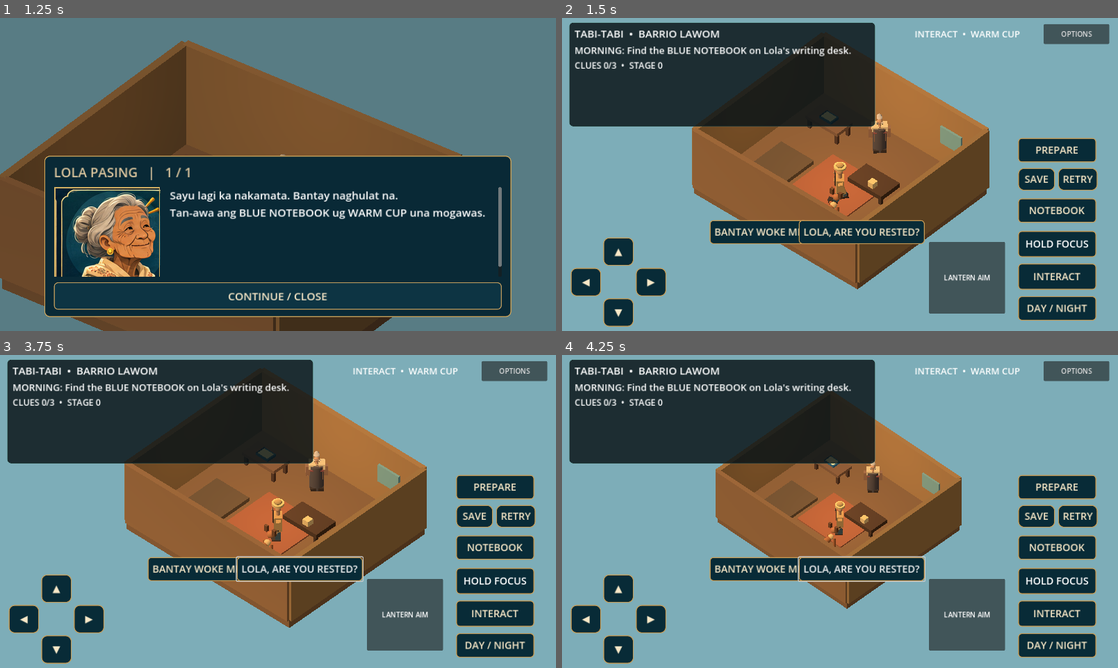
Above: before the commit, frames 1-4 (two rows, left to right).
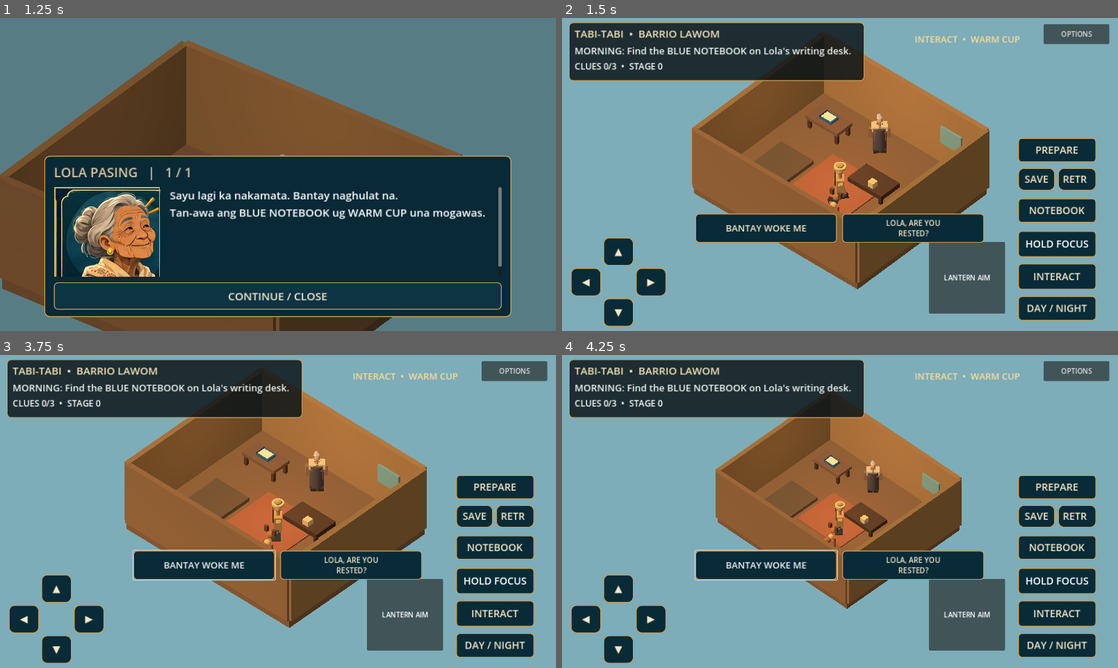
Above: after the commit, the same moments.

Repository: LokiJ07/Tabi-tabi
Game: Godot game, scene res://scenes/title.tscn
Two runs of this game, one before a commit and one after it. Both use one fixed random seed, a clock stepped at 60 frames per second and the inputs below.
Inputs (mouse positions are in pixels of both pictures, inside the frame that each line leads up to):
- Up to frame 1 (1.25 s): click "START GAME" at 0.5 s
- Up to frame 2 (1.5 s): tap Enter (ui_accept) at 1.25 s; move the mouse to (962, 158) at 1.27 s; hold Right (ui_right) from 1.28 s (still down); click (962, 158) at 1.42 s
- Up to frame 3 (3.75 s): tap Enter (ui_accept) at 1.52, 3.5 s; release Right (ui_right) at 2 s; drag from (166, 527) to (250, 574) at 2.02 s; move the mouse to (333, 442) at 2.77 s; hold Right (ui_right) 2.78-3.5 s; drag from (250, 574) to (111, 464) at 3.52 s
- Up to frame 4 (4.25 s): no input

Frame 1 is identical in both runs. In frame 2, 13% of the frame differs, in the area x 1-97%, y 1-73%; in frame 3, 14%; in frame 4, 14%.

Commit message:
fix(night1): responsive quest and choice UI, preserve text contrast, add real shoreline dressing

Diff:
--- a/scripts/main.gd
+++ b/scripts/main.gd
@@ -13,6 +13,7 @@
 const SpeakerPortrait = preload("res://scripts/ui/speaker_portrait.gd")
 const ConversationPages = preload("res://scripts/narrative/conversation_pages.gd")
 const BarrioDetails = preload("res://scripts/world/barrio_details.gd")
+const EnvironmentPolish = preload("res://scripts/world/environment_polish.gd")
 const Mangrove = preload("res://scripts/world/mangrove.gd")
 const CinematicCamera = preload("res://scripts/visuals/cinematic_camera.gd")
 const BarrioLighting = preload("res://scripts/visuals/barrio_lighting.gd")
@@ -272,6 +273,7 @@
 	for key in room_interactions:
 		interaction_nodes[key] = room_interactions[key]
 	BarrioDetails.decorate(self)
+	EnvironmentPolish.decorate(self)
 
 
 func _box(name: String, pos: Vector3, size: Vector3, color: Color, solid: bool) -> Node3D:
@@ -509,6 +511,16 @@
 	living_sound.set_audio_level(preferences.audio_level)
 
 
+func _fit_status_card() -> void:
+	# Let the status card grow when accessibility text or objectives wrap.
+	# Avoid the fixed 250px card which clipped Stage 3 at 140% text size.
+	if status_panel == null or status_stack == null or not is_inside_tree():
+		return
+	var needed: float = status_stack.get_combined_minimum_size().y + 30.0
+	var available: float = get_viewport().get_visible_rect().size.y * 0.67
+	status_panel.offset_bottom = clampf(needed, 145.0, available)
+
+
 func _style_modal(panel: PanelContainer) -> void:
 	var style := StyleBoxFlat.new()
 	style.bg_color = Color("#092936")
@@ -562,6 +574,7 @@
 	button.add_theme_font_size_override("font_size", 23)
 	button.alignment = HORIZONTAL_ALIGNMENT_CENTER
 	button.set_meta("art_theme", "night1-gold-navy")
+	button.clip_text = true
 
 
 func _style_modal_button(button: Button, selected: bool = false, footer: bool = false) -> void:
@@ -612,18 +625,18 @@
 	status_panel = PanelContainer.new()
 	status_panel.name = "QuestStatusCard"
 	status_panel.anchor_left = 0.0
-	status_panel.anchor_right = 0.57
+	status_panel.anchor_right = 0.55
 	status_panel.anchor_top = 0.0
 	status_panel.anchor_bottom = 0.0
 	status_panel.offset_left = 16.0
 	status_panel.offset_right = -8.0
 	status_panel.offset_top = 10.0
-	status_panel.offset_bottom = 250.0
+	status_panel.offset_bottom = 250.0  # updated from live text minimum size
 	status_panel.mouse_filter = Control.MOUSE_FILTER_IGNORE
 	var status_style := StyleBoxFlat.new()
 	status_style.bg_color = Color(0.035, 0.075, 0.09, 0.83)
-	status_style.border_color = Color(0.38, 0.62, 0.56, 0.48)
-	status_style.set_border_width_all(1)
+	status_style.border_color = Color("#c29a55")
+	status_style.set_border_width_all(2)
 	status_style.set_corner_radius_all(9)
 	status_style.content_margin_left = 13
 	status_style.content_margin_right = 13
@@ -634,7 +647,8 @@
 	status_stack = VBoxContainer.new()
 	status_stack.name = "StatusRows"
 	status_stack.mouse_filter = Control.MOUSE_FILTER_IGNORE
-	status_stack.add_theme_constant_override("separation", 5)
+	status_stack.add_theme_constant_override("separation", 6)
+	status_stack.minimum_size_changed.connect(func(): call_deferred("_fit_status_card"))
 	status_panel.add_child(status_stack)
 	info = Label.new()
 	info.name = "VillageHeading"
@@ -683,7 +697,7 @@
 	interact_hint.anchor_top = 0.0
 	interact_hint.anchor_bottom = 0.0
 	interact_hint.offset_top = 9
-	interact_hint.offset_bottom = 66
+	interact_hint.offset_bottom = 89
 	interact_hint.autowrap_mode = TextServer.AUTOWRAP_WORD_SMART
 	interact_hint.vertical_alignment = VERTICAL_ALIGNMENT_CENTER
 	interact_hint.horizontal_alignment = HORIZONTAL_ALIGNMENT_CENTER
@@ -712,21 +726,29 @@
 	focus_feedback.add_theme_font_size_override("font_size", 18)
 	focus_feedback.add_theme_color_override("font_color", Color("#8ff5cc"))
 	status_stack.add_child(focus_feedback)
+	# Flexible centered choice row: no hard-coded adjacent labels or collision
+	# with the edge-mounted controls, including on large text settings.
+	var choice_bar := HBoxContainer.new()
+	choice_bar.name = "StoryActionsBar"
+	choice_bar.anchor_left = 0.24
+	choice_bar.anchor_right = 0.76
+	choice_bar.anchor_top = 1.0
+	choice_bar.anchor_bottom = 1.0
+	choice_bar.offset_top = -270
+	choice_bar.offset_bottom = -203
+	choice_bar.add_theme_constant_override("separation", 12)
+	choice_bar.alignment = BoxContainer.ALIGNMENT_CENTER
+	gameplay_hud.add_child(choice_bar)
 	for i in range(3):
 		var index := i
 		var action := Button.new()
 		action.name = "Choice %d" % i
-		action.anchor_left = 0.5
-		action.anchor_right = 0.5
-		action.anchor_top = 1.0
-		action.anchor_bottom = 1.0
-		action.offset_left = -300 + i * 205
-		action.offset_right = action.offset_left + 200
-		action.offset_top = -255
-		action.offset_bottom = -200
+		action.custom_minimum_size = Vector2(170, 65)
+		action.size_flags_horizontal = Control.SIZE_EXPAND_FILL
+		action.clip_text = true
 		action.pressed.connect(func(): _choose_story_action(index))
 		_style_game_button(action, "STORY ACTION")
-		gameplay_hud.add_child(action)
+		choice_bar.add_child(action)
 		choice_buttons.append(action)
 	_refresh_choices()
 	alarm_label = Label.new()
@@ -788,7 +810,7 @@
 	dialogue_text = Label.new()
 	dialogue_text.autowrap_mode = TextServer.AUTOWRAP_WORD_SMART
 	dialogue_text.add_theme_font_size_override("font_size", 25)
-	dialogue_text.custom_minimum_size = Vector2(390, 180)
+	dialogue_text.custom_minimum_size = Vector2(260, 150)
 	dialogue_text.size_flags_horizontal = Control.SIZE_EXPAND_FILL
 	dialogue_text.size_flags_vertical = Control.SIZE_EXPAND_FILL
 	portrait_row.add_child(dialogue_text)
@@ -1020,6 +1042,7 @@
 func _make_button(parent: Control, title: String, pos: Vector2, size: Vector2, down: Callable, up: Callable) -> Button:
 	var button := Button.new()
 	button.text = title
+	button.clip_text = true
 	# Anchor controls to bottom corners so they remain reachable on wider phones.
 	button.anchor_left = 1.0 if pos.x > 900 else 0.0
 	button.anchor_right = button.anchor_left
@@ -1393,8 +1416,11 @@
 	else:
 		names = ["", "", ""]
 	for i in range(choice_buttons.size()):
-		choice_buttons[i].text = names[i]
-		choice_buttons[i].visible = names[i] != ""
+		var action: Button = choice_buttons[i]
+		action.text = names[i].replace("LOLA, ARE YOU RESTED?", "LOLA, ARE YOU\nRESTED?")
+		action.visible = names[i] != ""
+		# Deliberate two-line text beats accidental truncation in a narrow HUD.
+		action.add_theme_font_size_override("font_size", 17 if names[i].length() > 17 else 21)
 	stage_label.text = MorningAftermath.morning_label(story.outcome) if story.outcome != "" else "CLUES %d/3  •  GUIDE %d%%" % [story.clues.size(), roundi(story.guide_progress * 100.0)] if story.phase == 3 else "CLUES %d/3  •  STAGE %d" % [story.clues.size(), story.phase]
 	_update_focus_ui()
 
@@ -1541,12 +1567,15 @@
 		if element == null:
 			continue
 		element.add_theme_font_size_override("font_size", roundi(float(base_sizes[i]) * scale))
+		if not element.has_meta("original_font_color"):
+			element.set_meta("original_font_color", element.get_theme_color("font_color"))
 		if preferences.high_contrast:
 			element.add_theme_color_override("font_color", Color.WHITE)
 			element.add_theme_color_override("font_outline_color", Color.BLACK)
 			element.add_theme_constant_override("outline_size", 3)
 		else:
-			element.remove_theme_color_override("font_color")
+			# Restore characterful original colors, not Godot's low-contrast default.
+			element.add_theme_color_override("font_color", element.get_meta("original_font_color"))
 			element.remove_theme_color_override("font_outline_color")
 			element.remove_theme_constant_override("outline_size")
 	var headers: Array[Label] = [
@@ -1579,6 +1608,7 @@
 	if settings_panel != null:
 		_refresh_options()
 	_update_focus_ui()
+	call_deferred("_fit_status_card")
 
 
 func _cycle_text_size() -> void:
